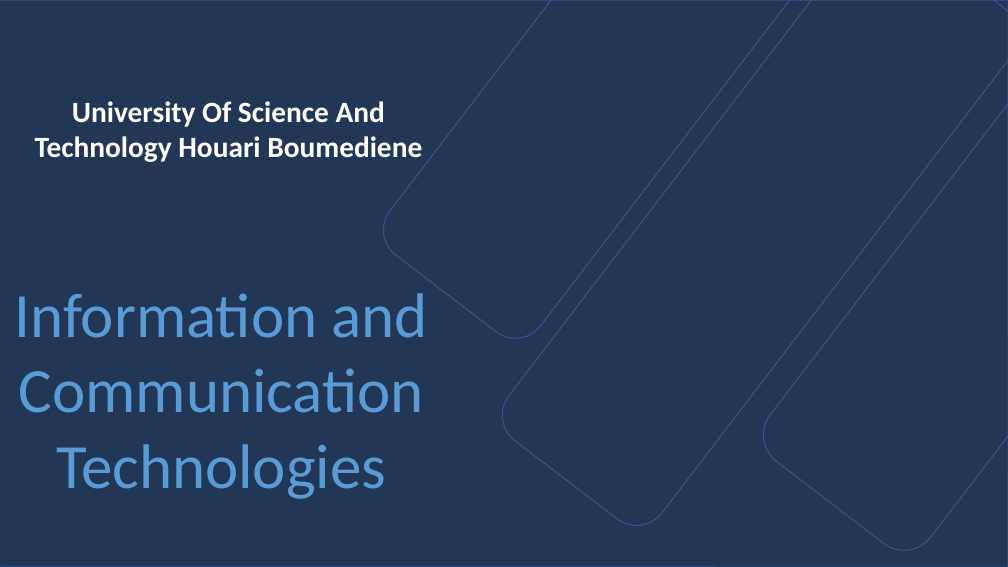
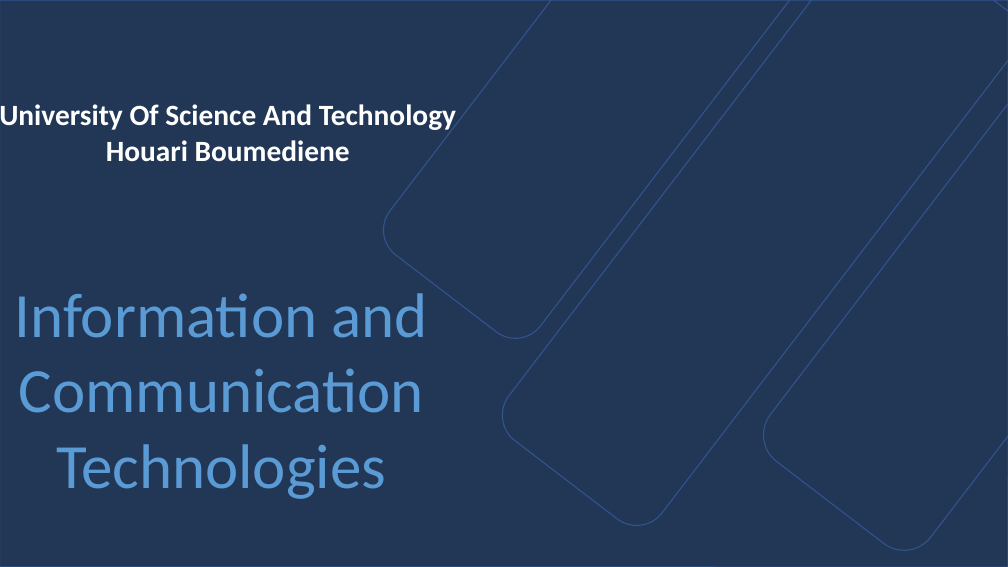
Before and after one commit to FerkaneAhmed/FinalProject-SecAGrp7, a slide deck: slide 1 of file.pptx. Drawn at 1008x567 pixels with LibreOffice and Linux fonts; fonts in the diff are those of the drawing; background and template pictures are left out. Boxes give left, top, right and bottom in pixels: in the first picture for what was removed or moved away, otherwise in the second. Text is boxed around its words. In the diff, an @@ line names an element or a change of style, - is before the commit and + after.

```diff
--- a/file.pptx
+++ b/file.pptx
@@ text "University Of Science And Technology ..." rewrapped from box(35, 101, 422, 162) to box(0, 104, 456, 162) @@
```
Also in this commit, not shown: 2 slides added, 1 slide removed.
